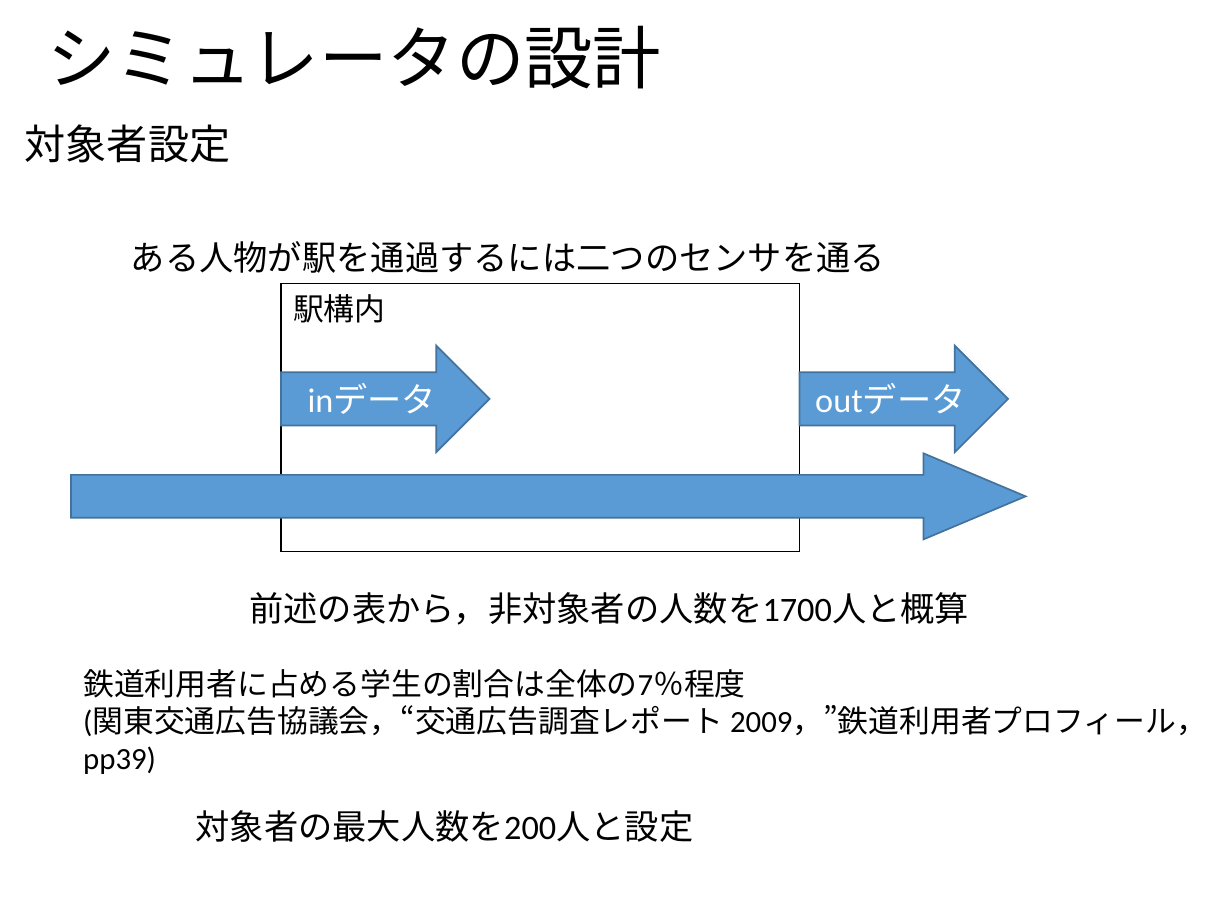
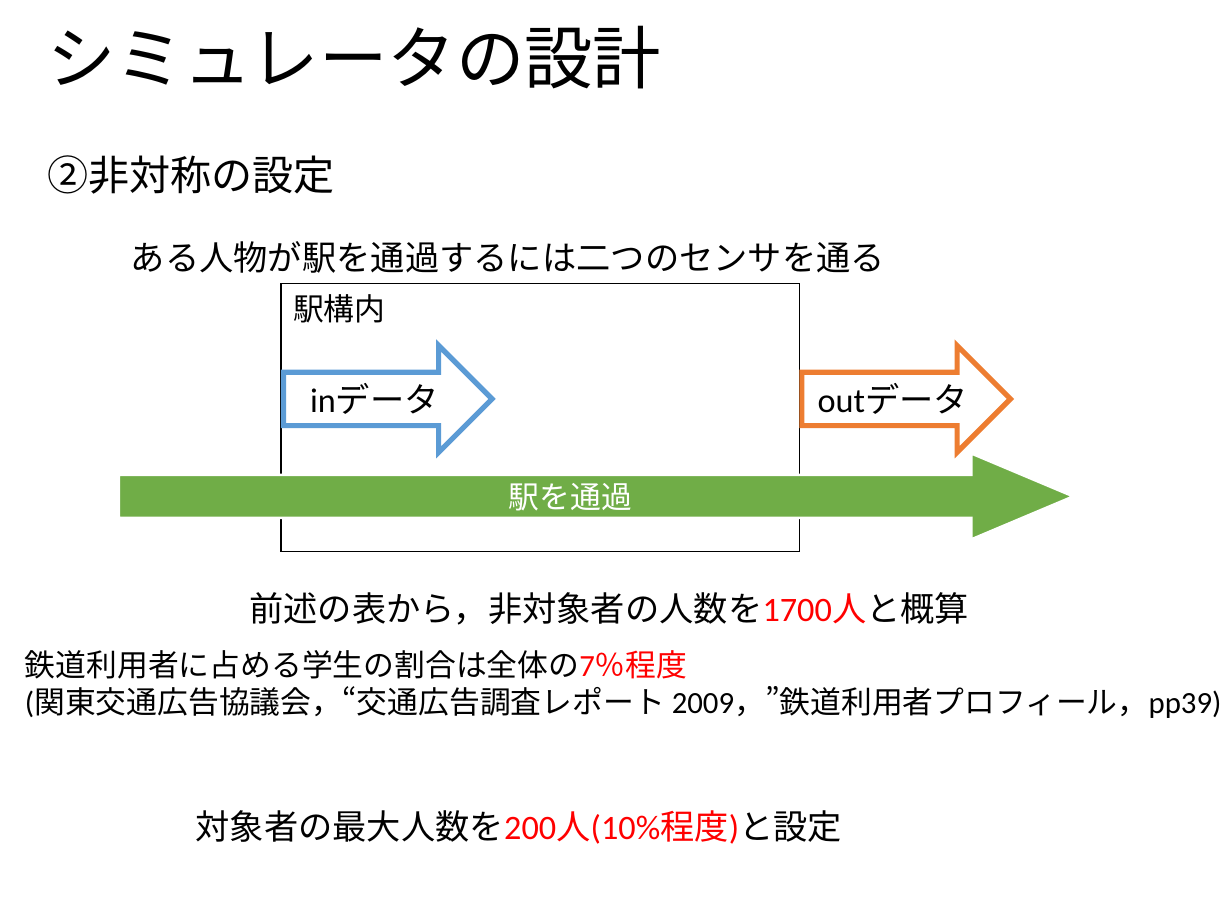
Before and after one commit to ao-megane/LplcOpenDataConverter, a slide deck: slide 17 of LplcOpenDataConverter/LplcOpenDataConverter/プレゼン/多地点カメラを用いた見守りサービスにおける第三者のプライバシデータ流出比の定量評価.pptx (slide 11 before the commit). Drawn at 1232x924 pixels with LibreOffice and Linux fonts; fonts in the diff are those of the drawing; background and template pictures are left out. Boxes give left, top, right and bottom in pixels: in the first picture for what was removed or moved away, otherwise in the second. Text is boxed around its words. In the diff, an @@ line names an element or a change of style, - is before the commit and + after.

```diff
--- a/LplcOpenDataConverter/LplcOpenDataConverter/プレゼン/多地点カメラを用いた見守りサービスにおける第三者のプライバシデータ流出比の定量評価.pptx
+++ b/LplcOpenDataConverter/LplcOpenDataConverter/プレゼン/多地点カメラを用いた見守りサービスにおける第三者のプライバシデータ流出比の定量評価.pptx
@@ text removed at [25,124,230,163] @@
-対象者設定
@@ text added at [47,155,334,194], 24 pt, text #000000 @@
+②非対称の設定
@@ right arrow "inデータ" at [283,346,492,453]: text colour #FFFFFF to #000000; fill #5B9BD5 to #FFFFFF; outline #43739E 1 pt to #5B9BD5 3 pt @@
@@ right arrow "outデータ" at [802,346,1010,453]: text colour #FFFFFF to #000000; fill #5B9BD5 to #FFFFFF; outline #43739E 1 pt to #ED7D31 3 pt @@
@@ right arrow "駅を通過": place and size @@
-right arrow "駅を通過" at [71,453,1026,540]
+right arrow "駅を通過" at [118,453,1073,540]
@@ right arrow "駅を通過" at [118,453,1073,540]: fill #5B9BD5 to #70AD47; outline #43739E 1 pt to #FFFFFF 1.5 pt @@
@@ text in right arrow at [509,483,632,517]: text added @@
+駅を通過
@@ text "前述の表から，非対象者の人数を1700人と概算" at [249,592,969,625]: text colour #000000 to #FF0000 in "前述の表から，非対象者の人数を1700人と概算" @@
@@ text "鉄道利用者に占める学生の割合は全体の7％程度 (関東交通広告協議会，“交通広告調査レポート 2009，”鉄道利用者プロフ ...": place and size @@
-text "鉄道利用者に占める学生の割合は全体の7％程度 (関東交通広告協議会，“交通広告調査レポート 2009，”鉄道利用者プロフ ..." at [83,669,1207,774]
+text "鉄道利用者に占める学生の割合は全体の7％程度 (関東交通広告協議会，“交通広告調査レポート 2009，”鉄道利用者プロフ ..." at [25,650,1222,718]
@@ text "鉄道利用者に占める学生の割合は全体の7％程度 (関東交通広告協議会，“交通広告調査レポート 2009，”鉄道利用者プロフ ..." at [25,650,1222,718]: text colour #000000 to #FF0000 in "鉄道利用者に占める学生の割合は全体の7％程度" @@
@@ text at [196,810,842,844]: text changed @@
-対象者の最大人数を200人と設定
+対象者の最大人数を200人(10%程度)と設定
```
Also in this commit, not shown: 18 other slides changed, 14 slides added, 2 other files.
